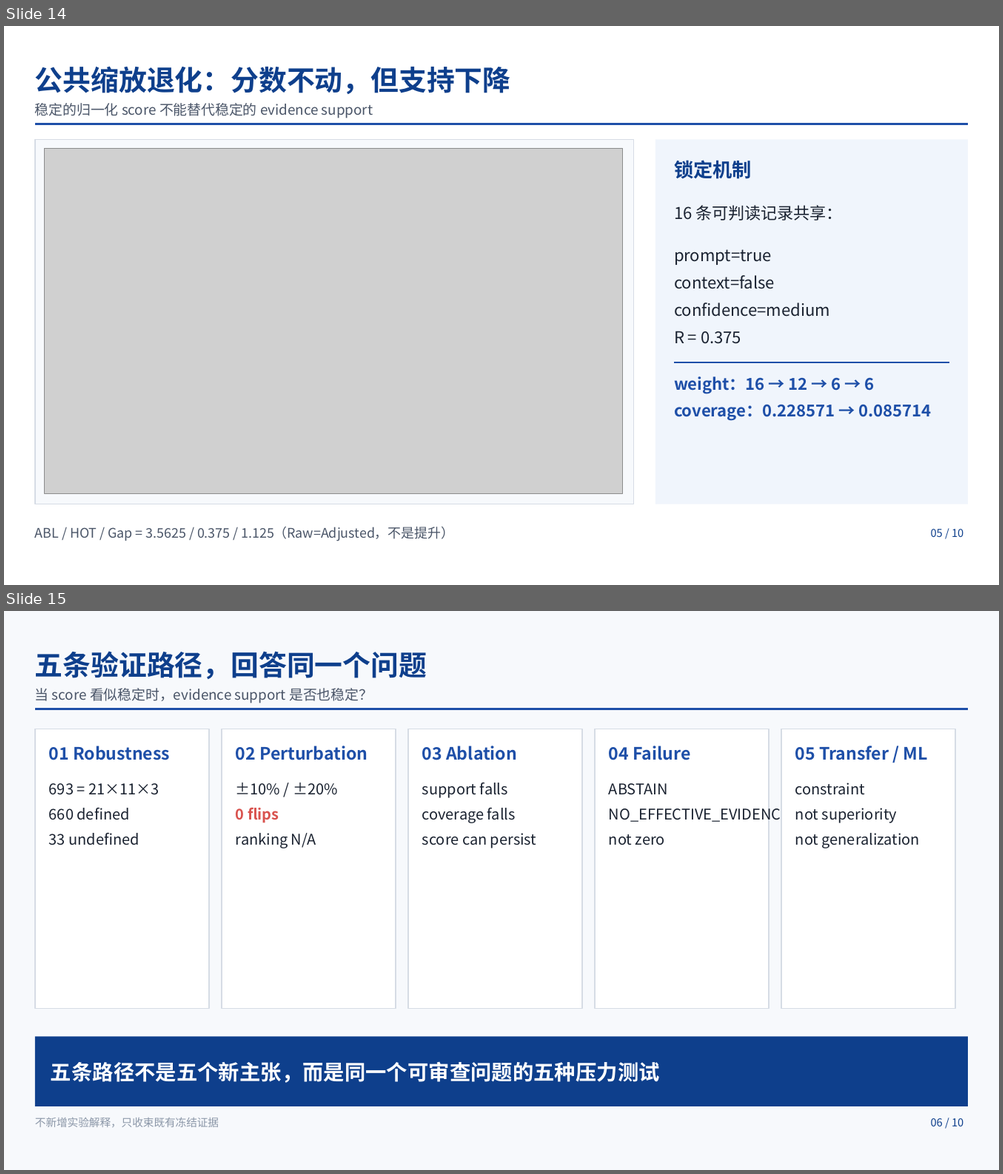
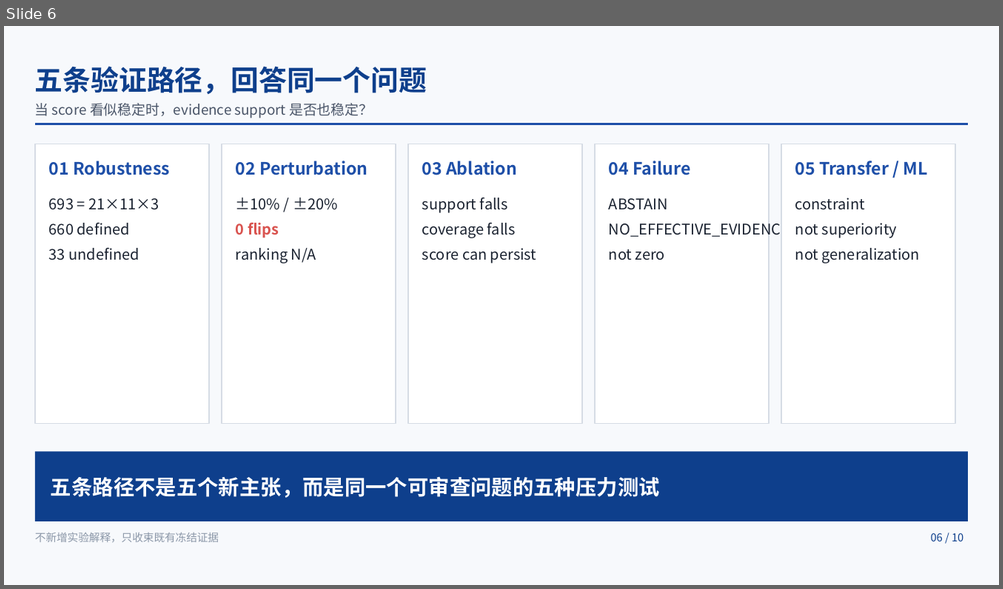
Before and after one commit to cvcingcvc-code/math, a slide deck: outputs/submission_package_development_only/slides/education_ai_evidence_roadshow_final.pptx. Shown one above the other, each under a label of ours: slides 14 and 15 before the commit, slide 6 after it. The pictures are 1003x1174 and 1003x589 pixels, drawn with LibreOffice and Linux fonts; fonts in the diff are those of the drawing; grey boxes stand for pictures. Boxes give left, top, right and bottom in pixels: in the first picture for what was removed or moved away, otherwise in the second. Text is boxed around its words. In the diff, an @@ line names an element or a change of style, - is before the commit and + after.

```diff
--- a/outputs/submission_package_development_only/slides/education_ai_evidence_roadshow_final.pptx
+++ b/outputs/submission_package_development_only/slides/education_ai_evidence_roadshow_final.pptx
@@ slide 14 removed at <box>4,26,999,585</box>, background #FFFFFF @@
@@ freeform shape removed at <box>35,57,968,126</box> @@
@@ text removed at <box>35,66,511,94</box> @@
-公共缩放退化：分数不动，但支持下降
@@ text removed at <box>35,103,373,118</box> @@
-稳定的归一化 score 不能替代稳定的 evidence support
@@ rectangle removed at <box>35,139,634,505</box> @@
@@ picture removed at <box>44,149,623,494</box> @@
@@ rectangle removed at <box>655,139,968,505</box> @@
@@ text removed at <box>674,160,751,179</box> @@
-锁定机制
@@ text removed at <box>674,205,842,221</box> @@
-16 条可判读记录共享：
@@ text removed at <box>674,249,830,344</box> @@
-prompt=true
-context=false
-confidence=medium
-R = 0.375
@@ freeform shape removed at <box>674,362,949,422</box> @@
@@ text removed at <box>674,377,874,395</box> @@
-weight：16 → 12 → 6 → 6
@@ text removed at <box>674,404,930,420</box> @@
-coverage：0.228571 → 0.085714
@@ text removed at <box>35,527,454,542</box> @@
-ABL / HOT / Gap = 3.5625 / 0.375 / 1.125（Raw=Adjusted，不是提升）
@@ text removed at <box>930,529,963,537</box> @@
-05 / 10
@@ what was slide 15 is now slide 6 @@
```
Also in this commit, not shown: 8 other slides removed, 24 other files.
